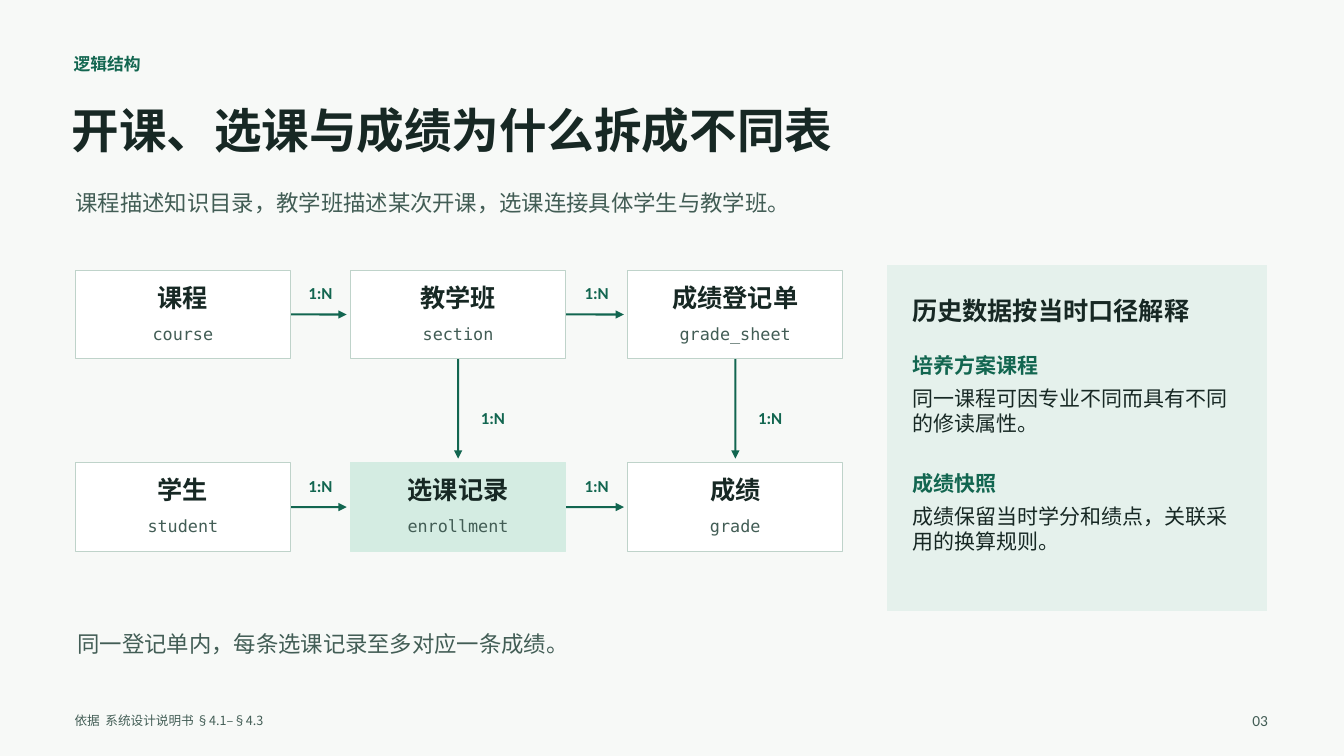
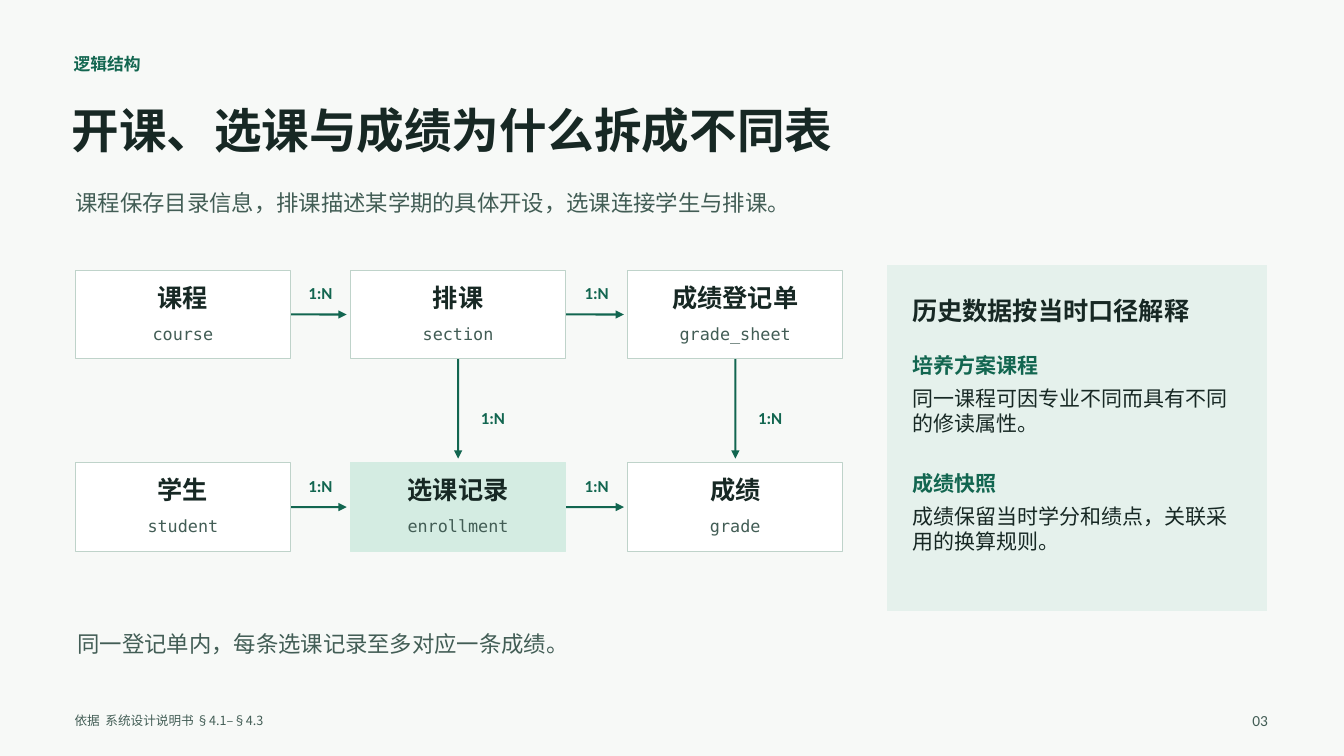
Before and after one commit to We1chan/databasecoursedesign, a slide deck: slide 3 of docs/04-教务系统数据库终期验收汇报.pptx. Drawn at 1344x756 pixels with LibreOffice and Linux fonts; fonts in the diff are those of the drawing. Boxes give left, top, right and bottom in pixels: in the first picture for what was removed or moved away, otherwise in the second. Text is boxed around its words. In the diff, an @@ line names an element or a change of style, - is before the commit and + after.

```diff
--- a/docs/04-教务系统数据库终期验收汇报.pptx
+++ b/docs/04-教务系统数据库终期验收汇报.pptx
@@ text at (x1=76, y1=192, x2=790, y2=213): text changed @@
-课程描述知识目录，教学班描述某次开课，选课连接具体学生与教学班。
+课程保存目录信息，排课描述某学期的具体开设，选课连接学生与排课。
@@ text at (x1=433, y1=285, x2=483, y2=310): text changed @@
-教学班
+排课
```
Also in this commit, not shown: 3 other slides changed, 15 other files.
